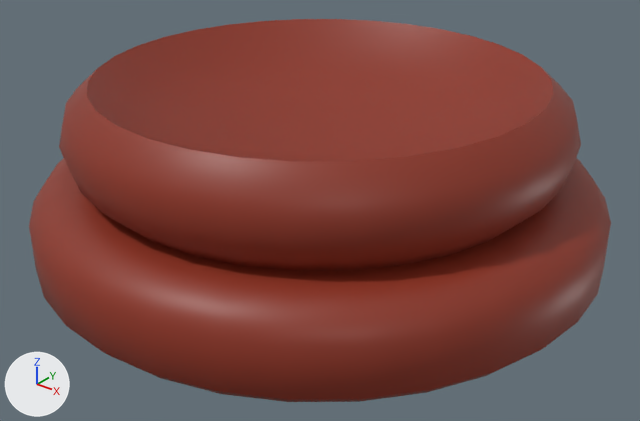
The glTF model public/assets/bottoms/bottom.glb as it was, and as the next commit left it.
Camera for both pictures: a camera (50 mm lens) standing at (9.78, -12.22, 2.67) and looking at (0.27, -0.33, -4.7). Arrows for +X, +Y and +Z are at lower left; the lights stay in place.
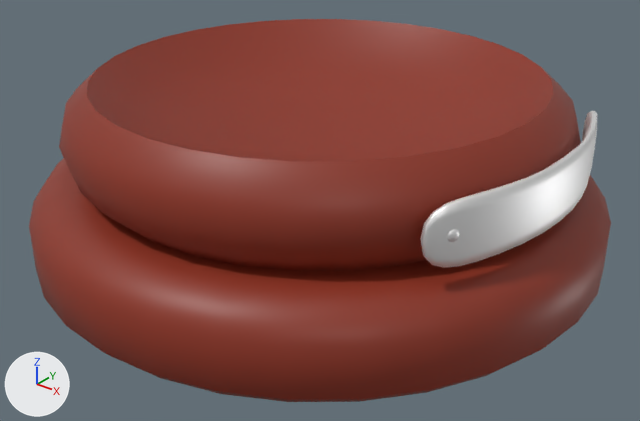
The newer file is also turned or shifted as a whole; pictures and numbers use the older file's frame.

Location of each change, [x1, y1, x2, y2] in pixels of the pictures (640 x 421 px):
```json
{"object": "nameTag", "change": "added", "after": [420, 111, 597, 268]}
{"object": "nail", "change": "added", "after": [447, 229, 460, 242]}
```

The change, as JSON lines over the scene's bpy script:
```json
{"op": "add", "block": "mat_material_002", "code": ["mat_material_002 = principled_material('Material.002')", "mat_material_002.base_color = (1.0, 1.0, 1.0)  # white #ffffff", "mat_material_002.metallic = 0.868"]}
{"op": "add", "block": "me_cylinder_004", "code": ["me_cylinder_004 = bpy.data.meshes.new('Cylinder.004')", "me_cylinder_004.from_pydata(...)  # 100 vertices, 192 faces; spans x 4.72..4.85, y -2.51..2.51, z -4.08..-3.85", "me_cylinder_004.materials.append(mat_material_002)  # white #ffffff"]}
{"op": "add", "block": "me_cylinder_002", "code": ["me_cylinder_002 = bpy.data.meshes.new('Cylinder.002')", "me_cylinder_002.from_pydata(...)  # 278 vertices, 552 faces; spans x 4.46..5.37, y -2.81..2.81, z -4.53..-3.44", "me_cylinder_002.materials.append(mat_material_002)  # white #ffffff"]}
{"op": "add", "block": "ob_nail", "code": ["ob_nail = bpy.data.objects.new('nail', me_cylinder_004)", "ob_nail.location = (-0.47, -0.01, 0.9)"]}
{"op": "add", "block": "ob_nametag", "code": ["ob_nametag = bpy.data.objects.new('nameTag', me_cylinder_002)", "ob_nametag.location = (-0.47, -0.01, 0.9)"]}
```
